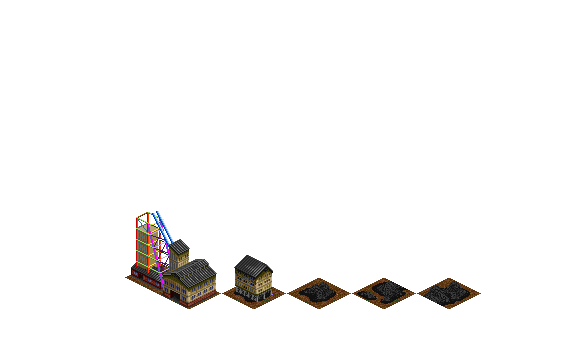
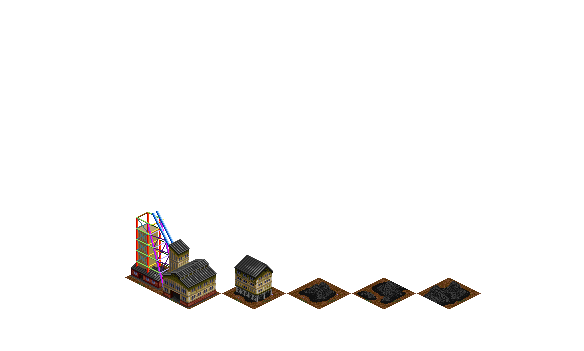
Revision of a layered 584x351 image; what changed, layer by layer:
painted on "headhouse" over [146, 265, 167, 291]
